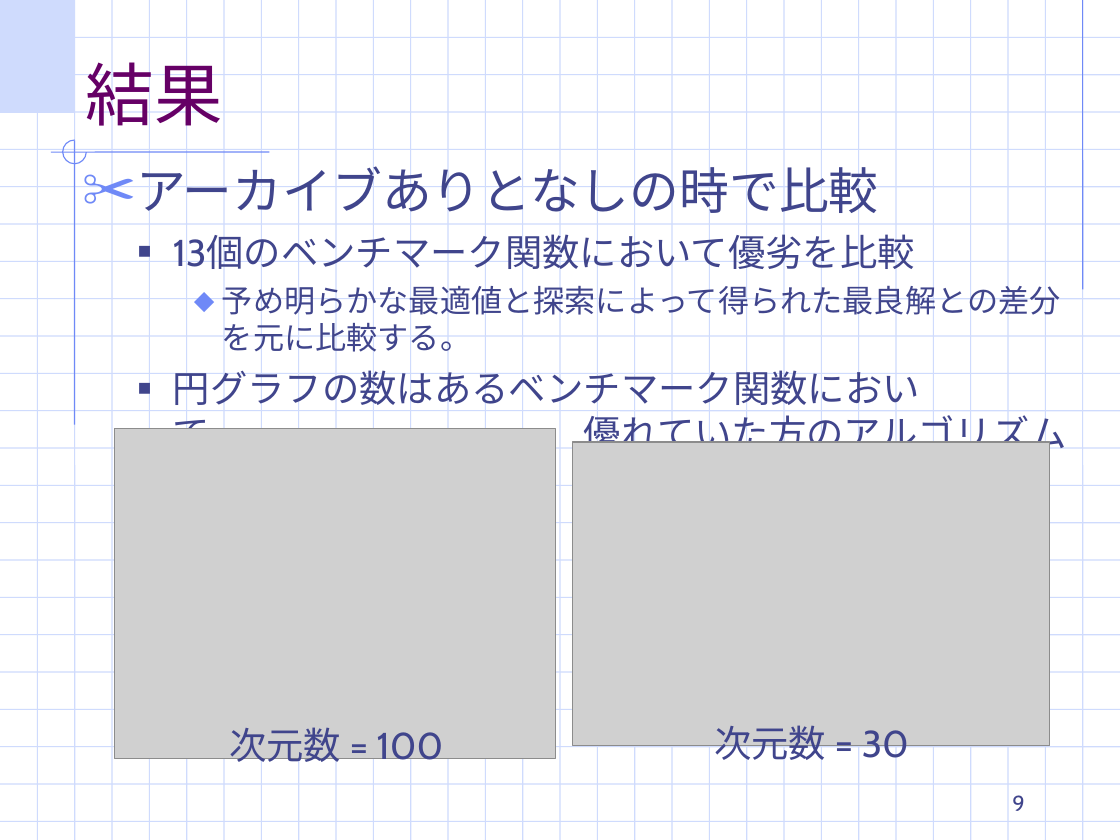
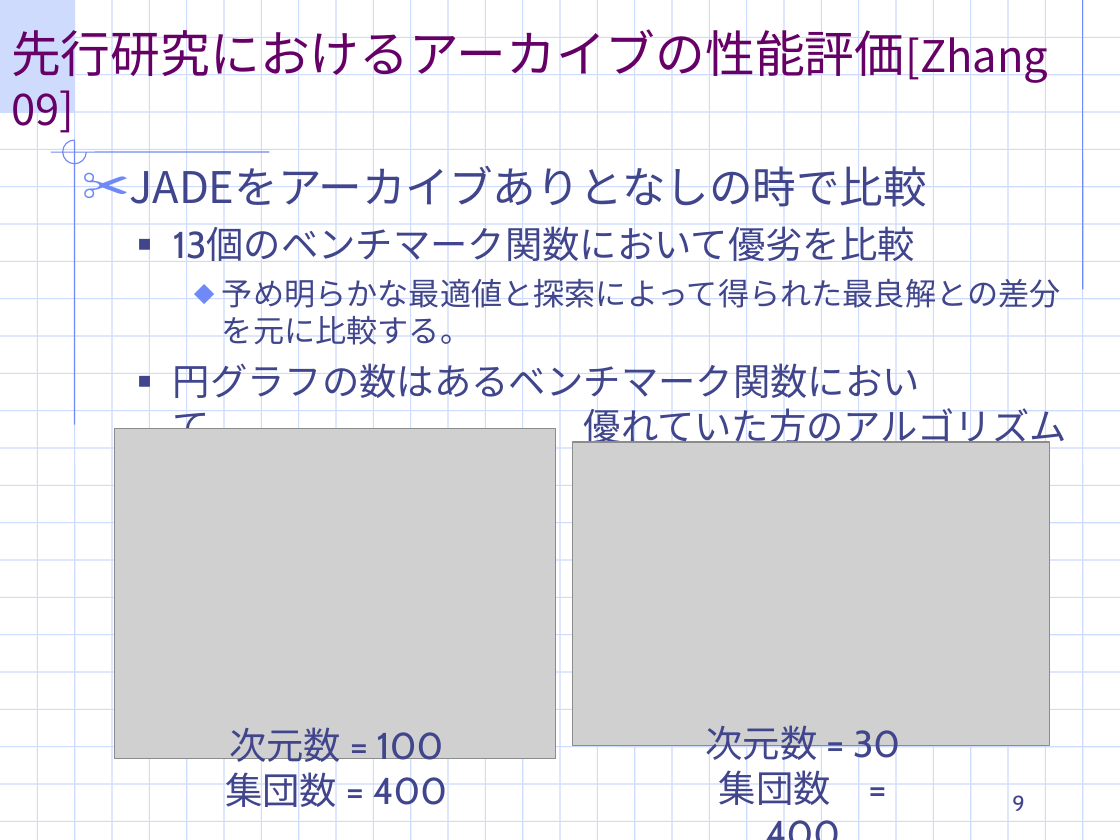
Before and after one commit to TakefumiYamamura/labolatry, a slide deck: slide 9 of 適応DE最終ゼミ発表.ppt. Drawn at 1120x840 pixels with LibreOffice and Linux fonts; fonts in the diff are those of the drawing; grey boxes stand for pictures; background and template pictures are left out. Boxes give left, top, right and bottom in pixels: in the first picture for what was removed or moved away, otherwise in the second. Text is boxed around its words. In the diff, an @@ line names an element or a change of style, - is before the commit and + after.

Commit message:
研究室発表後修正

```diff
--- a/適応DE最終ゼミ発表.ppt
+++ b/適応DE最終ゼミ発表.ppt
@@ title at (11,21,1048,136): text changed; size 44 to 32 pt @@
-結果
+先行研究におけるアーカイブの性能評価[Zhang 09]
@@ text at (129,159,926,214): text changed; size 32 to 28 pt @@
-✂ アーカイブありとなしの時で比較
+✂ JADEをアーカイブありとなしの時で比較
@@ text "次元数 = 30": place and size @@
-text "次元数 = 30" at (714,725,909,768)
+text "次元数 = 30" at (706,725,900,812)
@@ text at (225,766,447,814): paragraph added @@
+集団数 = 400
@@ text at (719,764,831,812): paragraph added @@
+集団数 = 400
```
Also in this commit, not shown: 10 other slides changed, 1 slide added.
